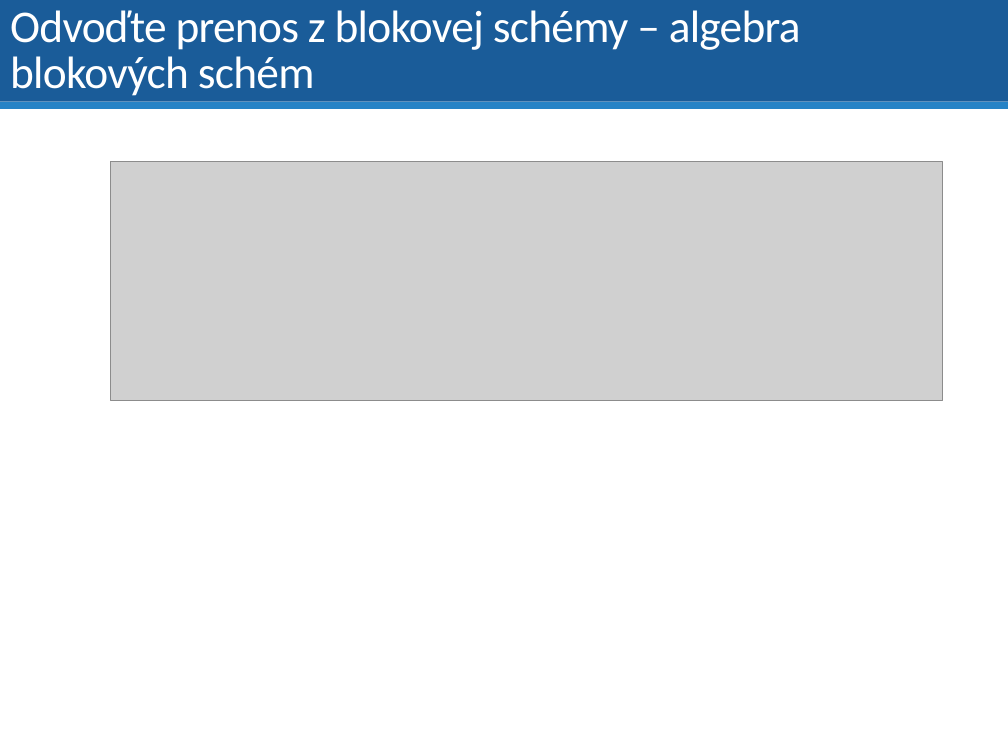
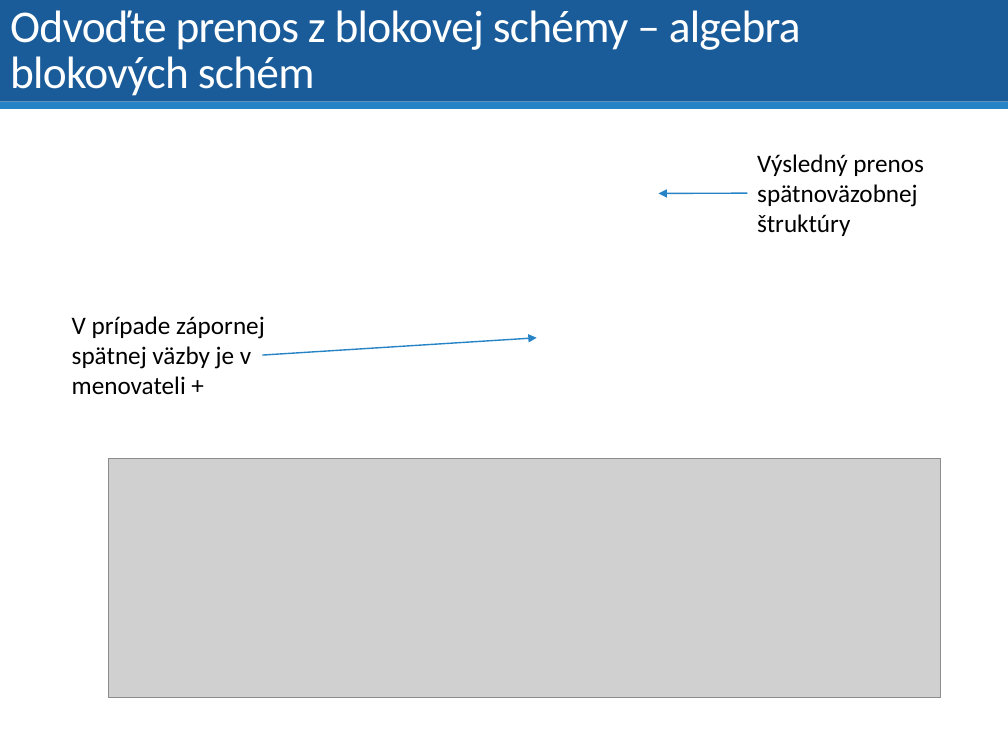
Before and after one commit to dodekm/TeamProjektKybernetika, a slide deck: slide 52 of Nove prednasky/P01_dynamika_dif_rovnice_LPT_prenosova_funkcia_modelovanie.pptx. Drawn at 1008x756 pixels with LibreOffice and Linux fonts; fonts in the diff are those of the drawing; grey boxes stand for pictures. Boxes give left, top, right and bottom in pixels: in the first picture for what was removed or moved away, otherwise in the second. Text is boxed around its words. In the diff, an @@ line names an element or a change of style, - is before the commit and + after.

```diff
--- a/Nove prednasky/P01_dynamika_dif_rovnice_LPT_prenosova_funkcia_modelovanie.pptx
+++ b/Nove prednasky/P01_dynamika_dif_rovnice_LPT_prenosova_funkcia_modelovanie.pptx
@@ text added at (x1=757, y1=154, x2=924, y2=236), 18 pt, text #000000 @@
+Výsledný prenos spätnoväzobnej štruktúry
@@ arrow added from (747, 194) to (658, 194), #2683C6 1 pt @@
@@ text added at (x1=72, y1=316, x2=265, y2=394), 18 pt, text #000000 @@
+V prípade zápornej spätnej väzby je v menovateli +
@@ arrow added from (262, 355) to (536, 338), #2683C6 1 pt @@
@@ picture moved from (x1=111, y1=161, x2=942, y2=400) to (x1=109, y1=459, x2=940, y2=698) @@
```
Also in this commit, not shown: 3 other slides changed, 1 slide removed.
